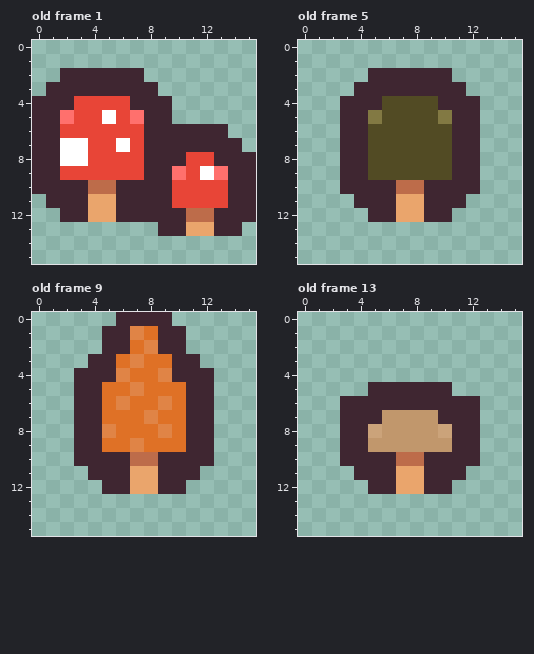
Pixel-art file, stored at art/mushrooms.aseprite. This is how it looked before the edit.
16x16 pixels, 16 frames. Colours within 5 levels of each other are drawn and written as one. Shown: old frame 1, old frame 5, old frame 9, old frame 13. The commit also changed other frames, which this record leaves out.
Once edited:
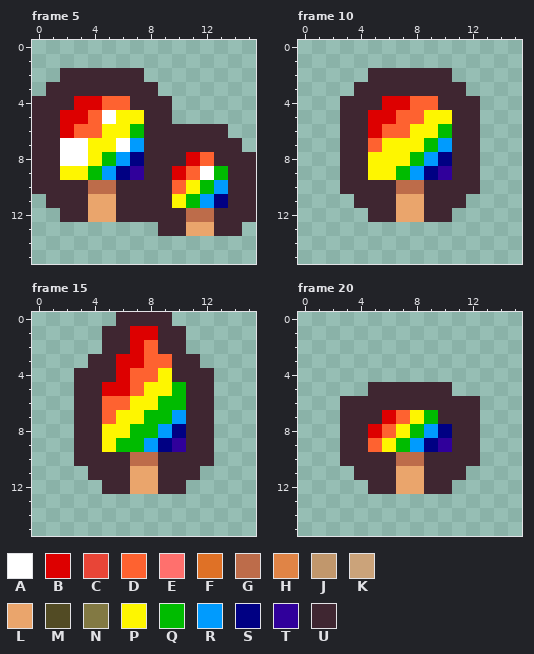
Palette (. is transparent): A #ffffff  B #dd0000  C #e84537  D #fe6230  E #ff706d  F #df7126  G #bd6c4a  H #e08446  J #c1976c  K #cba37a  L #eaa56c  M #524b24  N #827943  P #fef600  Q #00bb00  R #009bfe  S #000083  T #30009b  U #3f2631
A new or re-ordered frame is compared with the old frame closest to it.
Edits made:
{"change": "frames 16 -> 35"}
{"where": "frame 5 is new; against old frame 1"}
{"frame":5,"y":4,"x":3,"old":"CCCC","new":"BBDD"}
{"frame":5,"y":5,"x":2,"old":"ECC","new":"BBD"}
{"frame":5,"y":5,"x":6,"old":"CE","new":"PP"}
{"frame":5,"y":6,"x":2,"old":"CCCCCC","new":"BDDPPQ"}
{"frame":5,"y":7,"x":4,"old":"CC","new":"PP"}
{"frame":5,"y":7,"x":7,"old":"C","new":"R"}
{"frame":5,"y":8,"x":4,"old":"CCCC","new":"PQRS"}
{"frame":5,"y":8,"x":11,"old":"CC","new":"BD"}
{"frame":5,"y":9,"x":2,"old":"CCCCCC","new":"PPQRST"}
{"frame":5,"y":9,"x":10,"old":"EC","new":"BD"}
{"frame":5,"y":9,"x":13,"old":"E","new":"Q"}
{"frame":5,"y":10,"x":10,"old":"CCCC","new":"DPQR"}
{"frame":5,"y":11,"x":10,"old":"CCCC","new":"PQRS"}
{"where": "frame 10 is new; against old frame 5"}
{"frame":10,"y":4,"x":6,"old":"MMMM","new":"BBDD"}
{"frame":10,"y":5,"x":5,"old":"NMMMMN","new":"BBDDPP"}
{"frame":10,"y":6,"x":5,"old":"MMMMMM","new":"BDDPPQ"}
{"frame":10,"y":7,"x":5,"old":"MMMMMM","new":"DPPPQR"}
{"frame":10,"y":8,"x":5,"old":"MMMMMM","new":"PPPQRS"}
{"frame":10,"y":9,"x":5,"old":"MMMMMM","new":"PPQRST"}
{"where": "frame 15 is new; against old frame 9"}
{"frame":15,"y":1,"x":7,"old":"HF","new":"BB"}
{"frame":15,"y":2,"x":7,"old":"FH","new":"BD"}
{"frame":15,"y":3,"x":6,"old":"FHFF","new":"BBDD"}
{"frame":15,"y":4,"x":6,"old":"HFFH","new":"BDDP"}
{"frame":15,"y":5,"x":5,"old":"FFHFFF","new":"BBDPPQ"}
{"frame":15,"y":6,"x":5,"old":"FHFFHF","new":"DDPPQQ"}
{"frame":15,"y":7,"x":5,"old":"FFFHFF","new":"DPPQQR"}
{"frame":15,"y":8,"x":5,"old":"HFFFHF","new":"PPQQRS"}
{"frame":15,"y":9,"x":5,"old":"FFHFFF","new":"PQQRST"}
{"where": "frame 20 is new; against old frame 13"}
{"frame":20,"y":7,"x":6,"old":"JJJJ","new":"BDPQ"}
{"frame":20,"y":8,"x":5,"old":"KJJJJK","new":"BDPQRS"}
{"frame":20,"y":9,"x":5,"old":"JJJJJJ","new":"DPQRST"}
